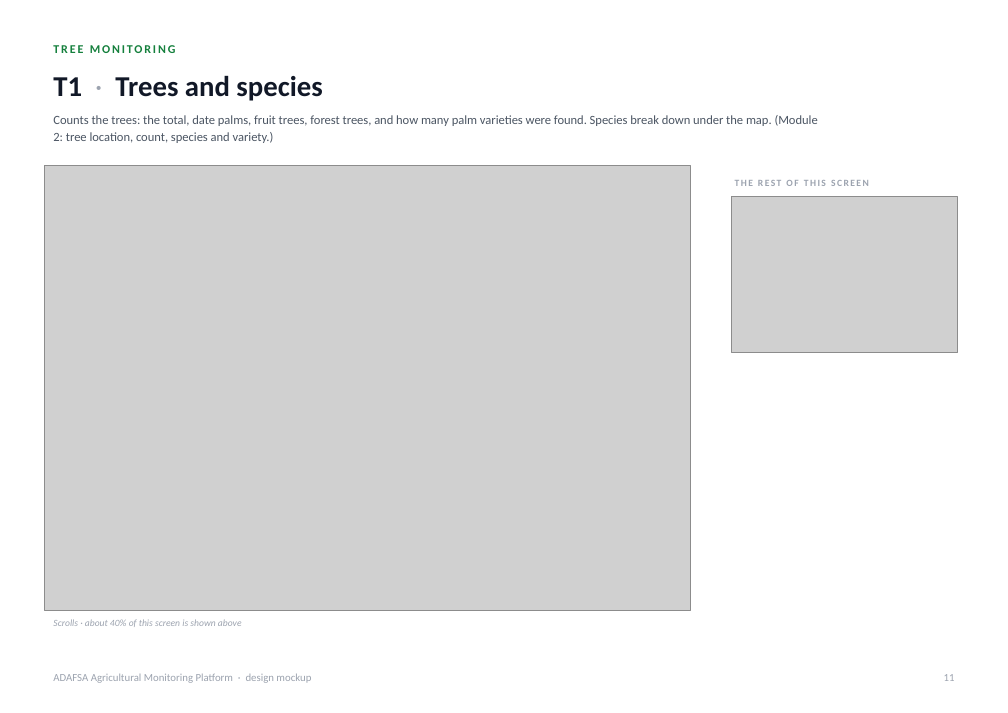
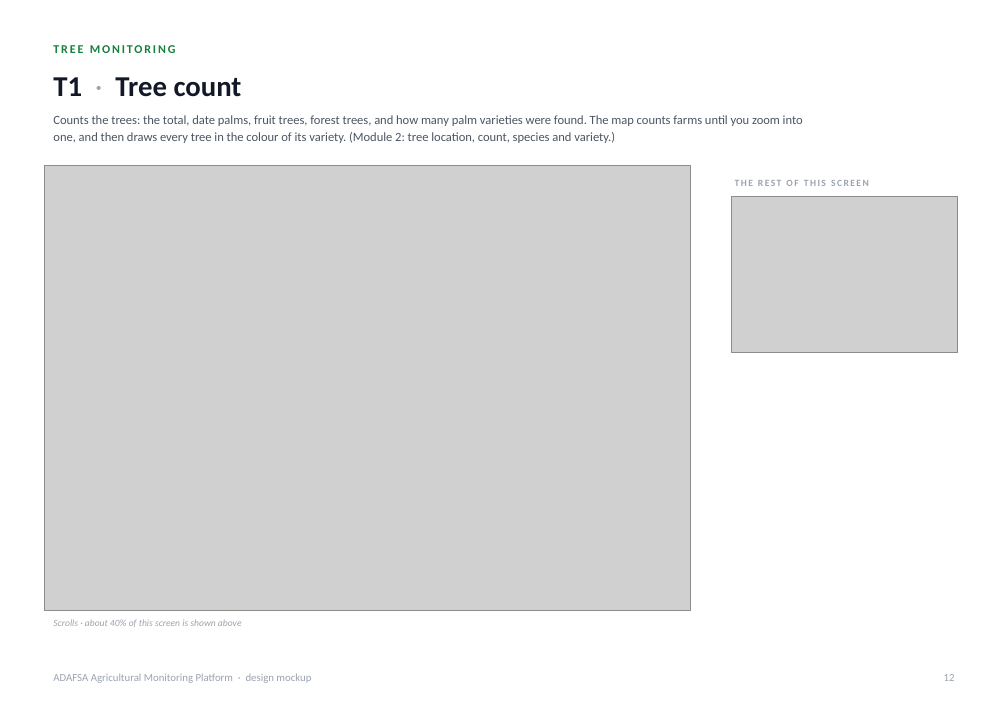
Before and after one commit to romainbigare/adafsa-mockup, a slide deck: slide 12 of docs/ADAFSA_Platform_Screens.pptx (slide 11 before the commit). Drawn at 1008x713 pixels with LibreOffice and Linux fonts; fonts in the diff are those of the drawing; grey boxes stand for pictures. Boxes give left, top, right and bottom in pixels: in the first picture for what was removed or moved away, otherwise in the second. Text is boxed around its words. In the diff, an @@ line names an element or a change of style, - is before the commit and + after.

```diff
--- a/docs/ADAFSA_Platform_Screens.pptx
+++ b/docs/ADAFSA_Platform_Screens.pptx
@@ text at (53,77,242,97): text changed @@
-T1 · Trees and species
+T1 · Tree count
@@ text at (53,115,803,143): text changed @@
-Counts the trees: the total, date palms, fruit trees, forest trees, and how many palm varieties were found. Species break down under the map. (Module 2: tree location, count, species and variety.)
+Counts the trees: the total, date palms, fruit trees, forest trees, and how many palm varieties were found. The map counts farms until you zoom into one, and then draws every tree in the colour of its variety. (Module 2: tree location, count, species and variety.)
```
Also in this commit, not shown: 28 other slides changed, 1 slide added, 40 other files.
